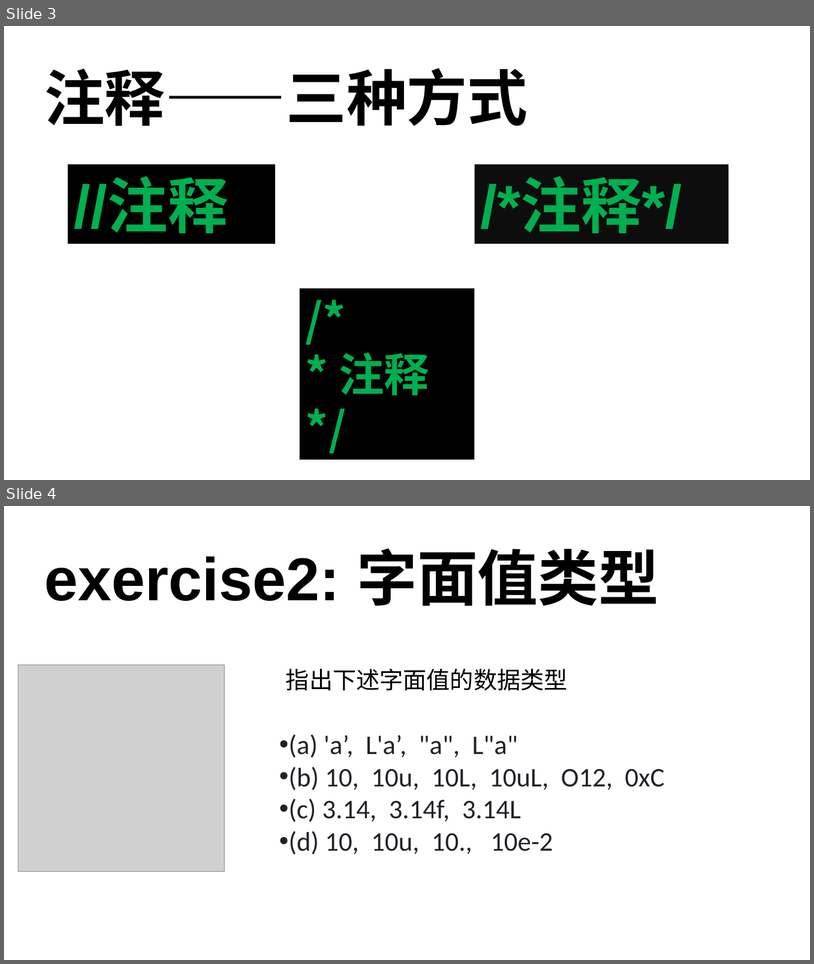
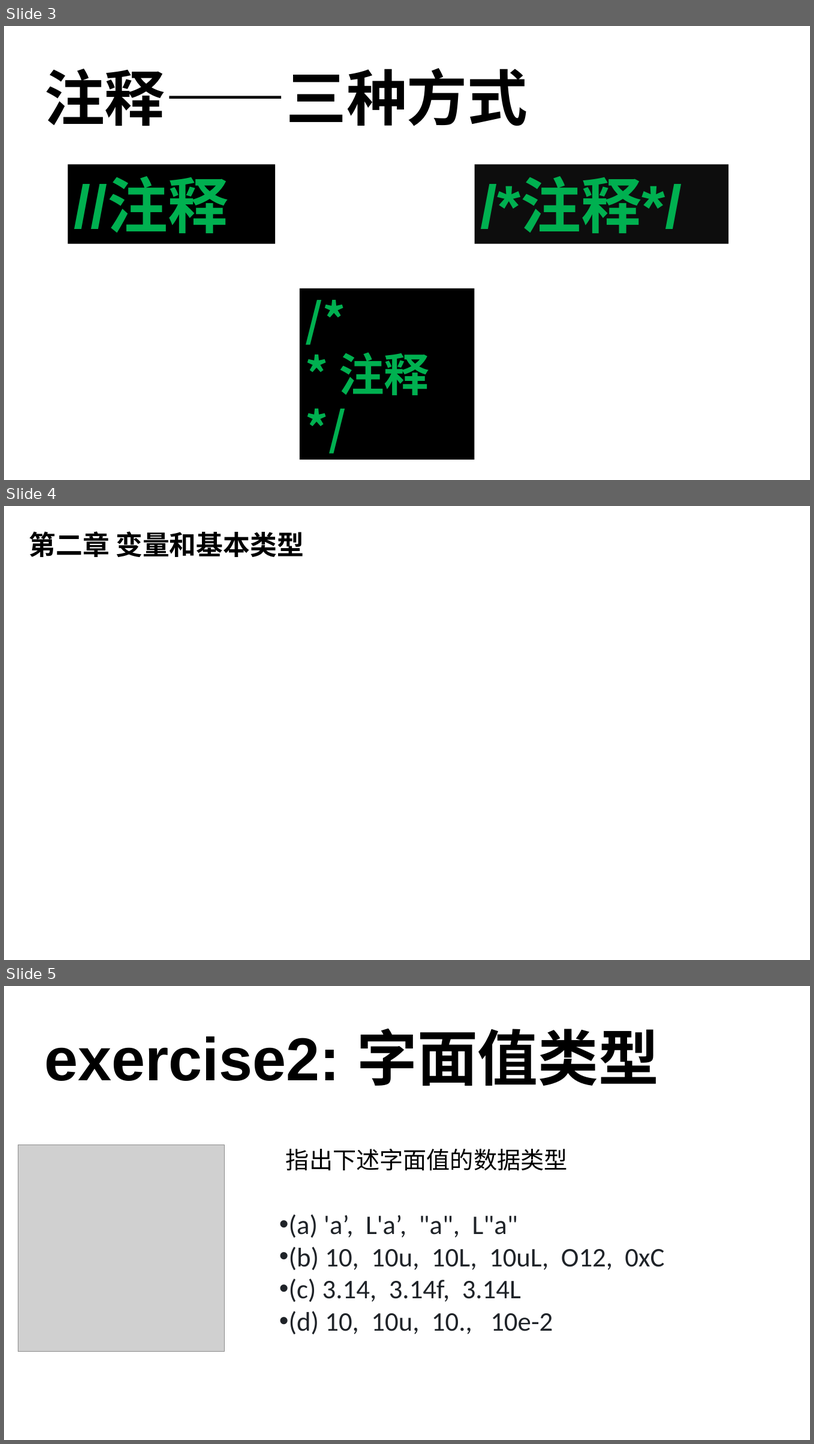
Before and after one commit to 3417725275/CPP_Study, a slide deck: C++课件.pptx. Shown one above the other, each under a label of ours: slides 3 and 4 before the commit, slides 3, 4 and 5 after it. The pictures are 814x964 and 814x1444 pixels, drawn with LibreOffice and Linux fonts; fonts in the diff are those of the drawing; grey boxes stand for pictures. Boxes give left, top, right and bottom in pixels: in the first picture for what was removed or moved away, otherwise in the second. Text is boxed around its words. In the diff, an @@ line names an element or a change of style, - is before the commit and + after.

```diff
--- a/C++课件.pptx
+++ b/C++课件.pptx
@@ slide 4 added at (4,506,810,960), background #FFFFFF @@
@@ text added at (29,531,304,557), 32 pt, text #000000, bold @@
+第二章 变量和基本类型
@@ what was slide 4 is now slide 5 @@
```
Also in this commit, not shown: 4 other slides added, 2 other files.
